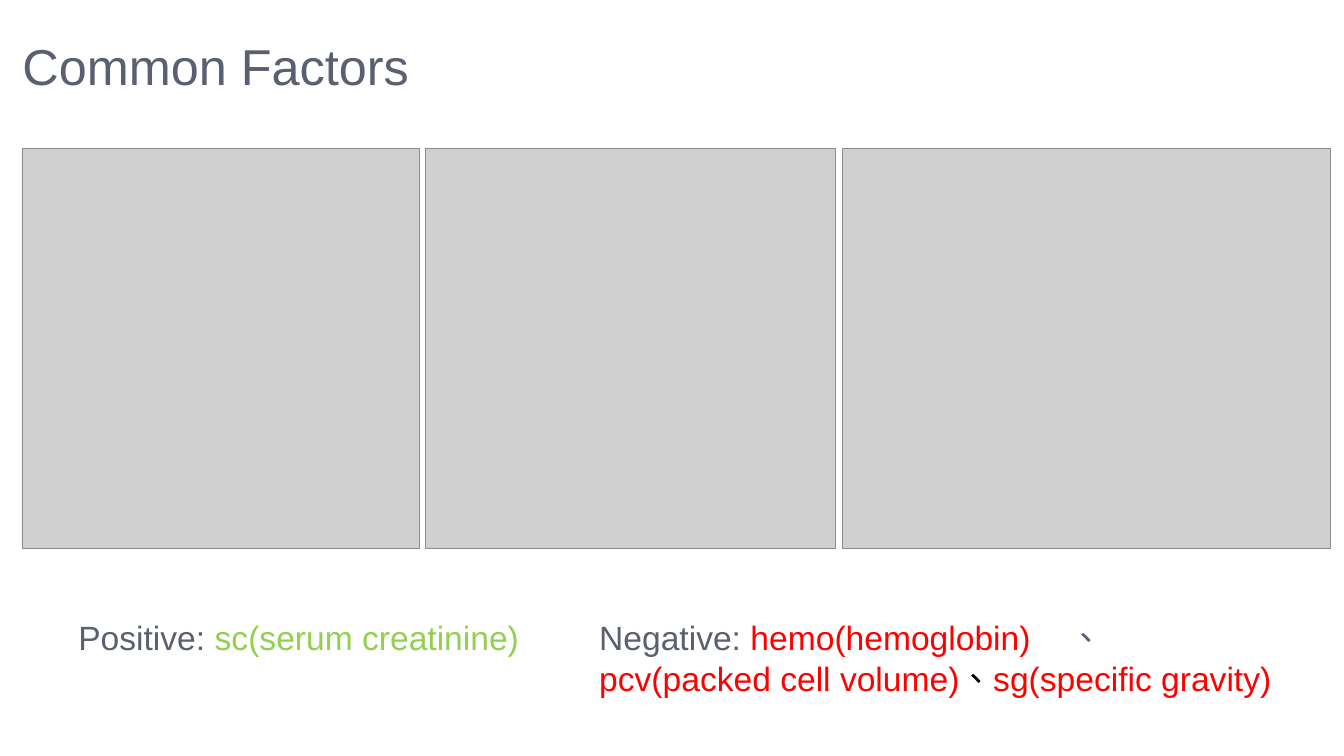
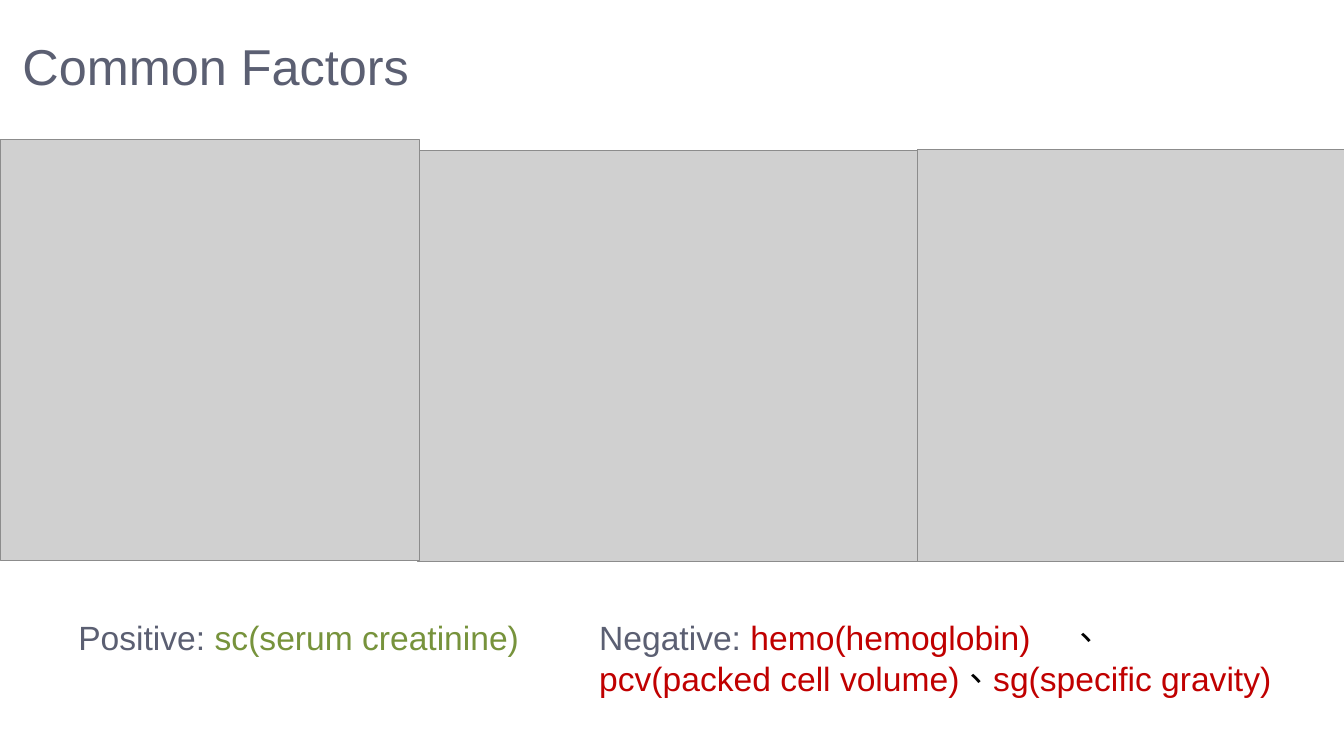
Before and after one commit to LeeMoofon0222/Vizuro_Intern, a slide deck: slide 14 of ckd_process/kidney_disease.pptx. Drawn at 1344x756 pixels with LibreOffice and Linux fonts; fonts in the diff are those of the drawing; grey boxes stand for pictures; background and template pictures are left out. Boxes give left, top, right and bottom in pixels: in the first picture for what was removed or moved away, otherwise in the second. Text is boxed around its words. In the diff, an @@ line names an element or a change of style, - is before the commit and + after.

```diff
--- a/ckd_process/kidney_disease.pptx
+++ b/ckd_process/kidney_disease.pptx
@@ picture: place and size @@
-picture at [22,149,419,548]
+picture at [0,139,419,561]
@@ picture removed at [426,148,836,548] @@
@@ picture added at [917,149,1344,562] @@
@@ picture: place and size @@
-picture at [843,148,1331,548]
+picture at [417,150,919,560]
@@ text "Positive: sc(serum creatinine)" at [78,625,519,656]: text colour #92D050 to #77933C in "sc(serum creatinine)" @@
@@ text "Negative: hemo(hemoglobin) 、 pcv(packed cell ..." at [599,625,1271,697]: text colour #FF0000 to #C00000 in "hemo(hemoglobin) pcv(packed cell volume)、sg(specific gravity ..."; text colour #5B5F72 to #000000 in "、" @@
```
Also in this commit, not shown: 5 other slides changed, 1 slide removed, 3 other files.
